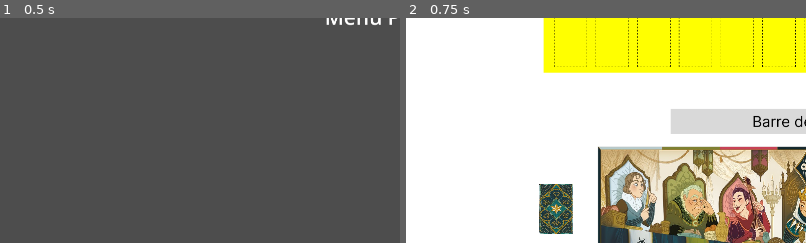
Above: before the commit, frames 1-2 (left to right).
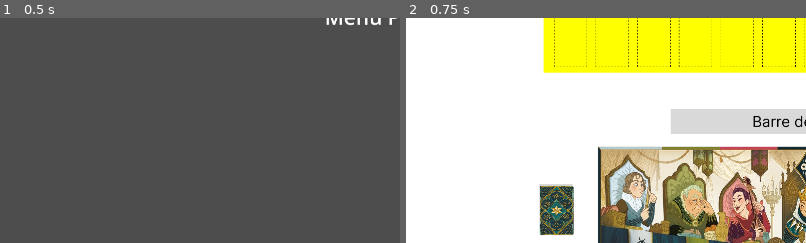
Above: after the commit, the same moments.

Repository: iBeako/Courtisan
Game: Godot game, scene res://Scene/menu_principal.tscn
The game is run twice, just before and just after one commit, with the same random seed, the same clock (stepped at 60 frames per second) and the same inputs.
Inputs:
- Up to frame 1 (0.5 s): no input
- Up to frame 2 (0.75 s): click "Start" at 0.5 s
The pictures show only the part of the screen within x 0-50%, y 8-58%; the shares and areas given below are measured in that part.

Frame 1 is identical in both runs. In frame 2, 1.4% of the frame differs, in the area x 33-42%, y 73-97%.

Commit message:
feat: ajout espions

Diff:
--- a/client/Scene/card.tscn
+++ b/client/Scene/card.tscn
@@ -1,17 +1,12 @@
-[gd_scene load_steps=4 format=3 uid="uid://bq3favtvip0wd"]
+[gd_scene load_steps=3 format=3 uid="uid://bq3favtvip0wd"]
 
 [ext_resource type="Script" path="res://Script/card.gd" id="1_rh58d"]
-[ext_resource type="Texture2D" uid="uid://1655i3v40oy1" path="res://Assets/courtisans-FRONT-jeu_de_societe_news-_enhanced.png" id="1_uvdk8"]
 
 [sub_resource type="RectangleShape2D" id="RectangleShape2D_x788j"]
 size = Vector2(80, 120)
 
 [node name="Card" type="Node2D"]
 script = ExtResource("1_rh58d")
-
-[node name="CardImage" type="Sprite2D" parent="."]
-scale = Vector2(0.444445, 0.45283)
-texture = ExtResource("1_uvdk8")
 
 [node name="Area2D" type="Area2D" parent="."]
 light_mask = 8
@@ -20,5 +15,12 @@
 [node name="CollisionShape2D" type="CollisionShape2D" parent="Area2D"]
 shape = SubResource("RectangleShape2D_x788j")
 
+[node name="TextureRect" type="TextureRect" parent="."]
+offset_left = -40.0
+offset_top = -60.0
+offset_right = 40.0
+offset_bottom = 60.0
+expand_mode = 3
+
 [connection signal="mouse_entered" from="Area2D" to="." method="_on_area_2d_mouse_entered"]
 [connection signal="mouse_exited" from="Area2D" to="." method="_on_area_2d_mouse_exited"]
--- a/client/Scene/main.tscn
+++ b/client/Scene/main.tscn
@@ -55,22 +55,23 @@
 script = ExtResource("5_e645g")
 
 [node name="Deck" type="Node2D" parent="."]
+position = Vector2(362, 544)
 script = ExtResource("6_6k3ci")
 
-[node name="Sprite2D" type="Sprite2D" parent="Deck"]
-position = Vector2(360.063, 539.773)
-rotation = 1.5708
-scale = Vector2(0.0900154, 0.113236)
-texture = ExtResource("9_sil62")
-
 [node name="Area2D" type="Area2D" parent="Deck"]
-position = Vector2(141, 181)
 collision_layer = 4
 collision_mask = 4
 
 [node name="CollisionShape2D" type="CollisionShape2D" parent="Deck/Area2D"]
-position = Vector2(219, 359)
 shape = SubResource("RectangleShape2D_v7si8")
+
+[node name="TextureRect" type="TextureRect" parent="Deck"]
+offset_left = -40.0
+offset_top = -60.0
+offset_right = 40.0
+offset_bottom = 59.0
+texture = ExtResource("9_sil62")
+expand_mode = 1
 
 [node name="inputManager" type="Node2D" parent="."]
 script = ExtResource("9_327nj")
--- a/client/Script/card.gd
+++ b/client/Script/card.gd
@@ -4,11 +4,20 @@
 signal hovered
 signal hovered_off
 
+enum TYPES {
+	Normal,
+	Assassin,
+	Espion,
+	Garde,
+	Noble
+}
+
+
 var starting_position : Vector2
-var card_type : String
+var card_type : TYPES
 var card_color : String
 
-@onready var sprite = $Sprite2D  # Référence au sprite de la carte
+var sprite : TextureRect   # Référence au sprite de la carte
 
 const CARD_TEXTURES = {
 	"Papillons": preload("res://Assets/papillons/cropped_card_3.png"),
@@ -16,18 +25,30 @@
 	"Rossignols": preload("res://Assets/rossignols/cropped_card_3.png"),
 	"Lièvres": preload("res://Assets/lièvres/cropped_card_3.png"),
 	"Cerfs": preload("res://Assets/cerfs/cropped_card_4.png"),
-	"Carpes": preload("res://Assets/carpes/blue_normal_carte.jpg")
+	"Carpes": preload("res://Assets/carpes/blue_normal_carte.jpg"),
+	"Back": preload("res://Assets/dos_carte.jpg")
 }
 func apply_card_texture() -> void:
-	var sprite = $CardImage  # Accès au Sprite2D correct
-
+	#var sprite = $CardImage  # Accès au Sprite2D correct
+	#print(sprite)
+	sprite.texture
 	print("→ Assignation de la texture pour:", "'" + card_color + "'")  # Vérification
 	if card_color in CARD_TEXTURES:
 		sprite.texture = CARD_TEXTURES[card_color]
-		sprite.scale = Vector2(0.113, 0.09)  # Applique le scale ici ✅
+
 	else:
 		print("⚠ Erreur : texture non trouvée pour '" + card_color + "'")  # Débogage amélioré
+
+func hide_card() -> void:
+	#var sprite = $CardImage  # Accès au Sprite2D correct
+
+	sprite.texture = CARD_TEXTURES["Back"]
+
+
+
+
 func _ready() -> void:
+	sprite = $TextureRect
 	$Area2D.collision_layer = 1<<3
 	get_parent().connect_card_signals(self)
 	apply_card_texture()
--- a/client/Script/card_manager.gd
+++ b/client/Script/card_manager.gd
@@ -3,7 +3,7 @@
 const COLLISION_MASK_CARD = 1 << 0
 const COLLISION_MASK_CARD_SLOT = 1 << 1
 const COLLISION_MASK_ZONE = 1 << 2
-var card_is_dragged
+var card_is_dragged : Card
 var is_hovered : bool
 var player_hand_reference
 var message_manager_reference : MessageManager
@@ -23,8 +23,8 @@
 func _process(delta: float) -> void:
 	if card_is_dragged:
 		var mouse_pos = get_global_mouse_position()
-		card_is_dragged.position = Vector2(clamp(mouse_pos.x,0,screen_size.x),clamp(mouse_pos.y,0,screen_size.y))
-		card_is_dragged.position = mouse_pos
+		card_is_dragged.global_position = Vector2(clamp(mouse_pos.x,0,screen_size.x),clamp(mouse_pos.y,0,screen_size.y))
+		card_is_dragged.global_position = mouse_pos
 
 
 func start_drag(card):
@@ -37,7 +37,7 @@
 
 func end_drag():
 	card_is_dragged.z_index=1
-	var card_zone_found = check_zone()
+	var card_zone_found : PlayZone = check_zone()
 	#print("Zone trouvée"+str(card_slot_found))
 
 	if card_zone_found and not card_is_dragged in card_zone_found.cards_in_zone:
@@ -63,6 +63,8 @@
 
 			# --------- verif reponse serveur avant ajout------------
 			card_zone_found.add_card(card_is_dragged)
+			if card_is_dragged.card_type:
+				card_is_dragged.hide_card()
 			can_play[id_can_play] = 0 #indique qu'on ne peut plus jouer a cet endroit
 		else:
 			player_hand_reference.add_card_to_hand(card_is_dragged)  # Sinon, remet la carte en main
@@ -120,7 +122,7 @@
 		return result[0].collider.get_parent()
 	return null
 
-func check_zone() -> Node2D:
+func check_zone() -> PlayZone:
 	var space_state = get_world_2d().direct_space_state
 	var parameters = PhysicsPointQueryParameters2D.new()
 	parameters.position = get_global_mouse_position()
--- a/client/Script/deck.gd
+++ b/client/Script/deck.gd
@@ -4,6 +4,14 @@
 
 var deck_cards = ["carte","carte","carte","carte","carte","carte","carte","carte"]  # Liste des cartes dans le deck
 var card_colors = ["Papillons", "Crapauds", "Rossignols", "Lièvres", "Cerfs", "Carpes"]  # Types de cartes
+
+enum TYPES {
+	Normal,
+	Assassin,
+	Espion,
+	Garde,
+	Noble
+}
 
 var Hand_Count = 3
 
@@ -32,8 +40,9 @@
 
 		var card_color = get_random_card_color()  # Attribuer une couleur aléatoire
 		new_card.card_color = card_color  # Assigner la couleur à la carte
+		new_card.card_type = TYPES.Espion
 
-		new_card.apply_card_texture()  # Mettre à jour la texture immédiatement
+		#new_card.apply_card_texture()  # Mettre à jour la texture immédiatement
 
 		new_card.z_index = 5
 		new_card.name = "carte_" + card_color  # Nommer la carte
--- a/client/Script/pz.gd
+++ b/client/Script/pz.gd
@@ -9,6 +9,14 @@
 var family_names = ["Papillons", "Crapauds", "Rossignols", "Lièvres", "Cerfs", "Carpes"]
 
 var cards_in_zone : Array = []
+
+enum TYPES {
+	Normal,
+	Assassin,
+	Espion,
+	Garde,
+	Noble
+}
 
 func _ready() -> void:
 	update_color_rect()
@@ -34,26 +42,25 @@
 		_:
 			color_rect.color = Color(1, 1, 1)  # Blanc par défaut
 
-func add_card(card: Node2D) -> void:
+func add_card(card: Card) -> void:
 	print("Adding card to slot: ", self.name)
 	if card in cards_in_zone:
 		return
 
 	cards_in_zone.append(card)
-	var card_slot : CardSlot = find_card_slot(card.card_color)
+	var card_slot : CardSlot = find_card_slot(card.card_color, card.card_type)
 
 	if card_slot:
 		card_slot.cards_in_slot.append(card)
 		card.z_index = 5
 		var target_position: Vector2 = card_slot.global_position
 		var tween: Tween = get_tree().create_tween()
-		tween.tween_property(card, "position", target_position, 0.2)
+		tween.tween_property(card, "global_position", target_position, 0.2)
 
 		if card.has_node("Area2D/CollisionShape2D"):
 			card.get_node("Area2D/CollisionShape2D").disabled = true
 
 		update_labels()
-		#card_slot.update_count_label()
 		print("Card added to ", card_slot.name, ". Total cards: ", card_slot.cards_in_slot.size())
 	else:
 		print("Failed to add card: CardSlot not found")
@@ -62,8 +69,10 @@
 	push_error("Classe update labels non implémentée")
 	return {}
 
-func find_card_slot(card_type: String) -> Node2D:
-	return get_node_or_null(card_type)
+func find_card_slot(card_color: String, card_type : int) -> Node2D:
+	if card_type == TYPES.Espion:
+		return get_node_or_null("Espions")
+	return get_node_or_null(card_color)
 
 
 
Binary file changed: client/Assets/dos_carte.jpg
